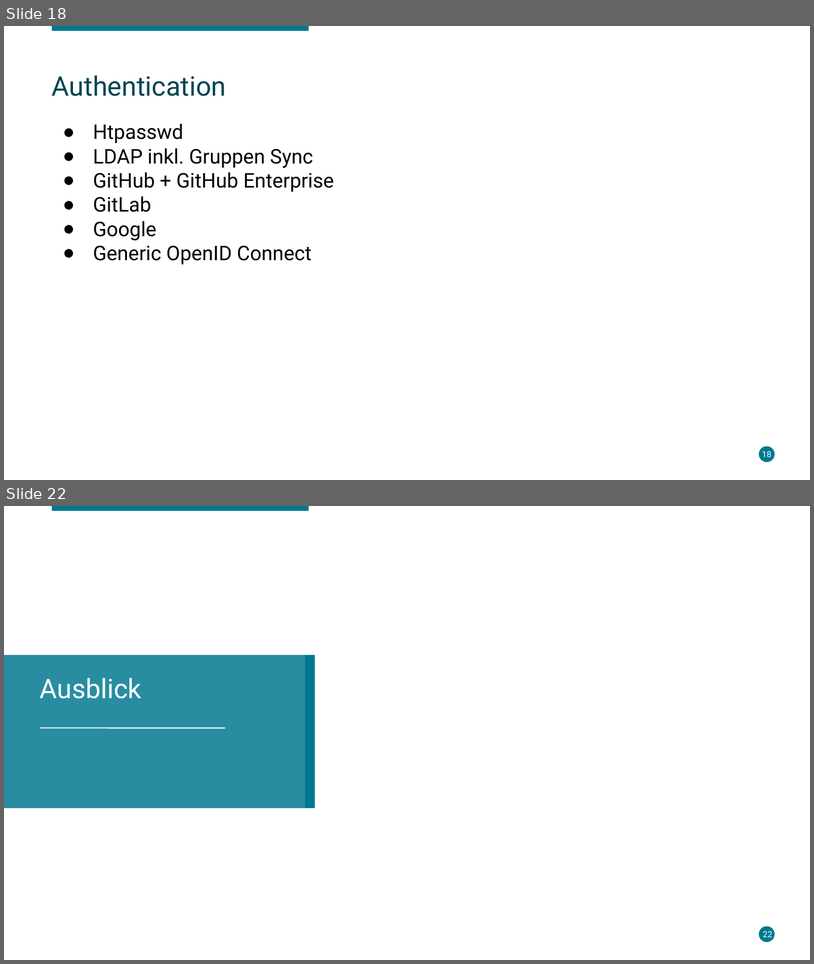
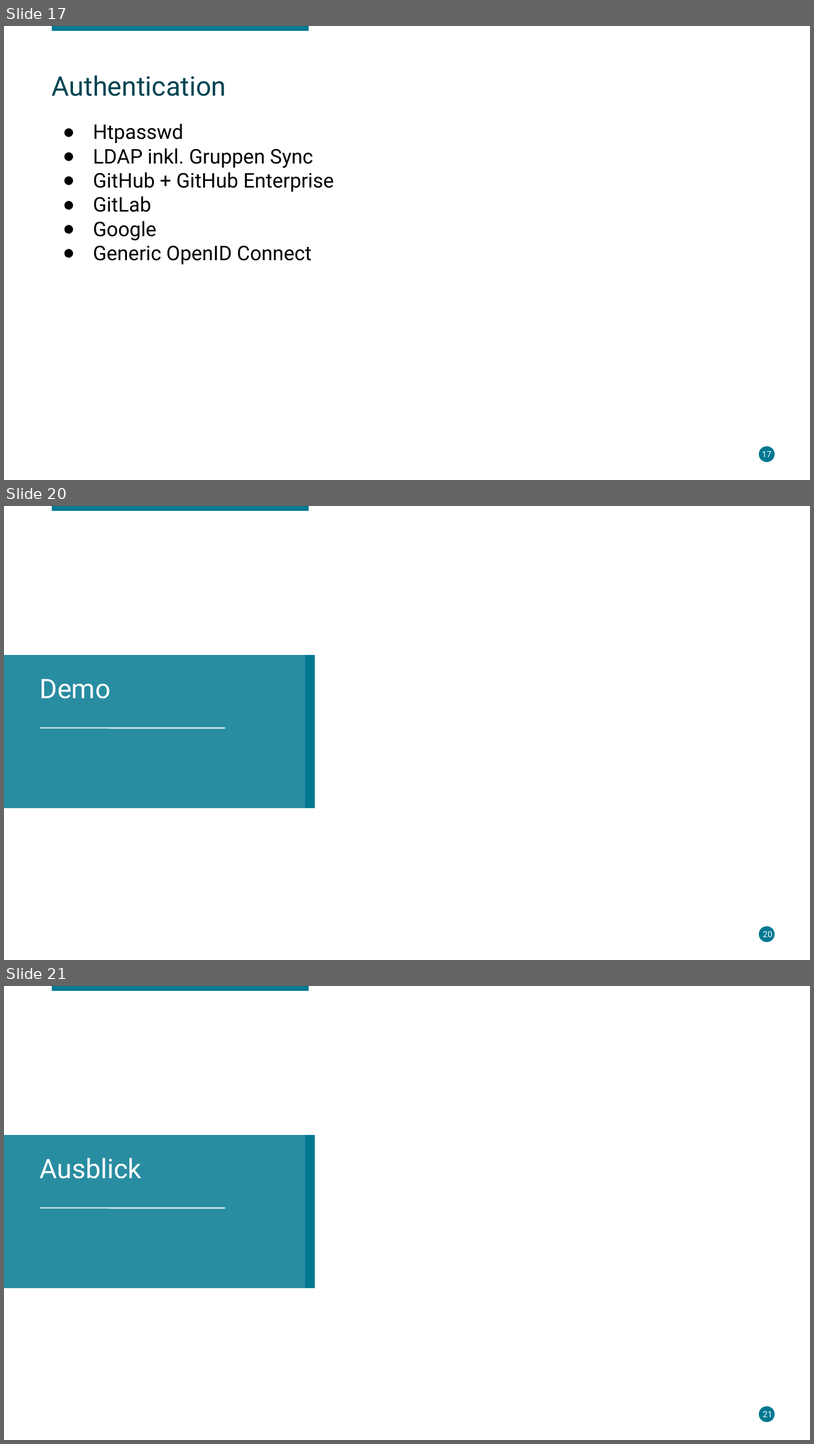
Before and after one commit to lukeelten/openshift-slac, a slide deck: Enterprise Container Management.odp. Shown one above the other, each under a label of ours: slides 18 and 22 before the commit, slides 17, 20 and 21 after it; the slides between them are not shown. The pictures are 814x964 and 814x1444 pixels, drawn with LibreOffice and Linux fonts; fonts in the diff are those of the drawing; background and template pictures are left out. Boxes give left, top, right and bottom in pixels: in the first picture for what was removed or moved away, otherwise in the second. Text is boxed around its words. In the diff, an @@ line names an element or a change of style, - is before the commit and + after.

```diff
--- a/Enterprise Container Management.odp
+++ b/Enterprise Container Management.odp
@@ slide 20 added at bbox=[4, 506, 810, 960], background #FFFFFF; not listed: 1 template element that a slide beside it also shows @@
@@ rectangle added at bbox=[51, 506, 309, 511], fill #007891 @@
@@ rectangle added at bbox=[4, 655, 306, 808], fill #007891 at 84% opacity @@
@@ rectangle added at bbox=[306, 655, 315, 808], fill #007891 @@
@@ text added at bbox=[40, 679, 111, 699], 24 pt, text #FFFFFF @@
+Demo
@@ line added from (40, 728) to (225, 728), #FFFFFF 0.99 pt @@
@@ ellipse added at bbox=[759, 926, 775, 942], fill #007891 @@
@@ page number added at bbox=[763, 931, 773, 937], 7.5 pt, text #FFFFFF @@
+20
@@ what was slide 18 is now slide 17 @@
@@ page number at bbox=[762, 451, 772, 457]: text changed @@
-18
+17
@@ what was slide 22 is now slide 21 @@
@@ page number at bbox=[763, 1411, 773, 1417]: text changed @@
-22
+21
```
Also in this commit, not shown: 1 slide changed, 2 other slides added, 4 slides removed.
